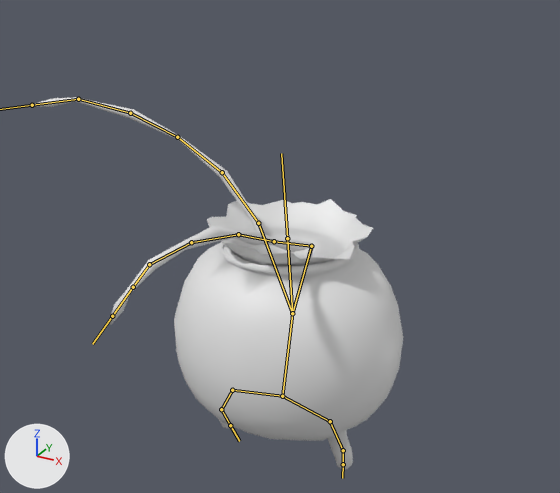
Renders of the FBX model Etalo and Allin/Assets/BZB/Modeling/monster/pocketCreeper/pocketCreeper.fbx from each side of a commit.
Camera for both pictures: a 50 mm camera at (1.86, -3.9, 3.05) aimed at (-0.03, -0.47, 1.34). Lighting does not change. The marker at lower left points along +X, +Y and +Z. Both versions are drawn at frame 40 of the action 'Armature|move'; the numbers are the values there. The bones that bend it are drawn over the model as lines.
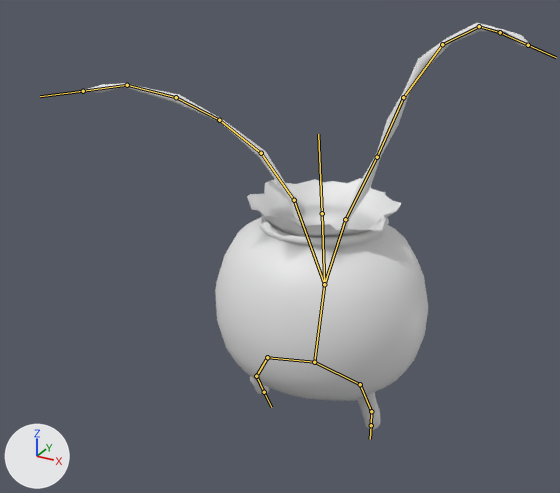
Changed parts and their boxes (x1, y1, x2, y2) in the pictures (560 x 493 px):
'Sphere', posed (21% wider, 9% taller): before (27, 97, 403, 470); after (78, 23, 535, 430)
bone 'waist1', root to tip: before (282, 396) to (292, 313); after (314, 362) to (324, 284)
bone 'Lbone2', root to tip: before (311, 246) to (274, 241); after (345, 219) to (377, 157)
bone 'pelvis.L', root to tip: before (282, 396) to (232, 390); after (314, 362) to (267, 357)
bone 'pelvis.R', root to tip: before (282, 396) to (330, 421); after (314, 362) to (360, 384)

The edits, one by one:
Bone 'waist1' (bone_waist1) moves from (0.0, -0.101, 0.419) to (0.0, 0.0, 0.0).
Bone 'Lbone2' (bone_lbone2) turns from (100, -12, -98) to (0, 0, 0) degrees about its own x, y and z.
Bone 'pelvis.L' (bone_pelvis_l) moves from (-0.429, 0.041, 0.0) to (0.0, 0.0, 0.0).
Bone 'pelvis.R' (bone_pelvis_r) moves from (0.429, 0.041, 0.0) to (0.0, 0.0, 0.0).
